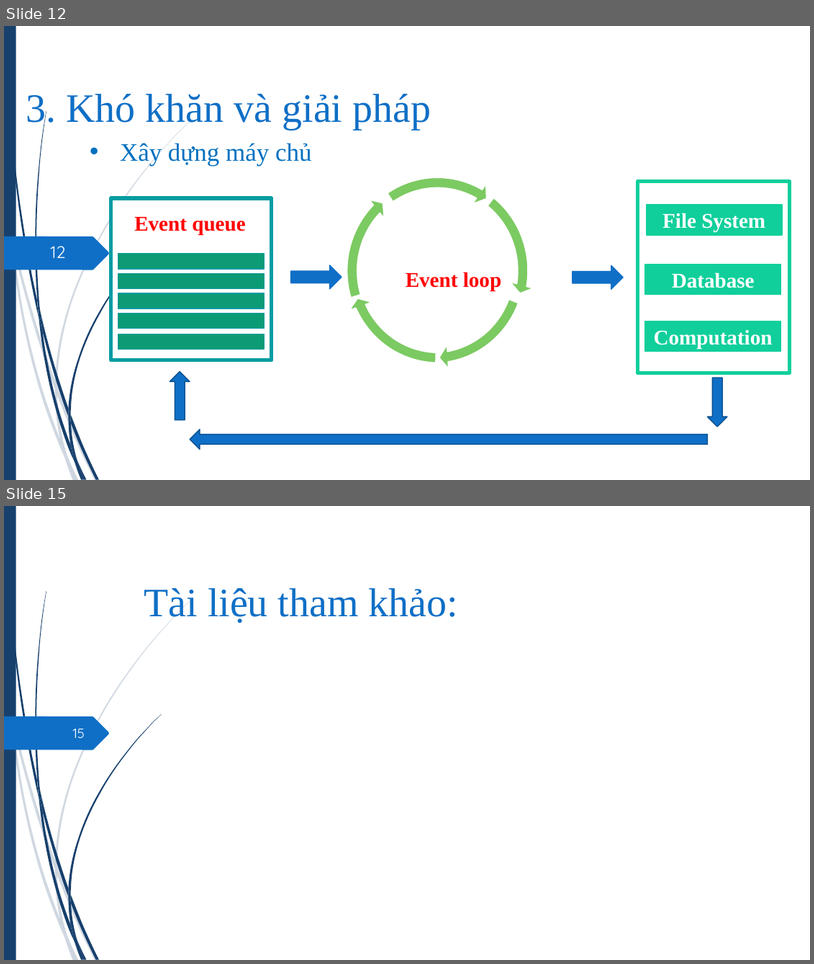
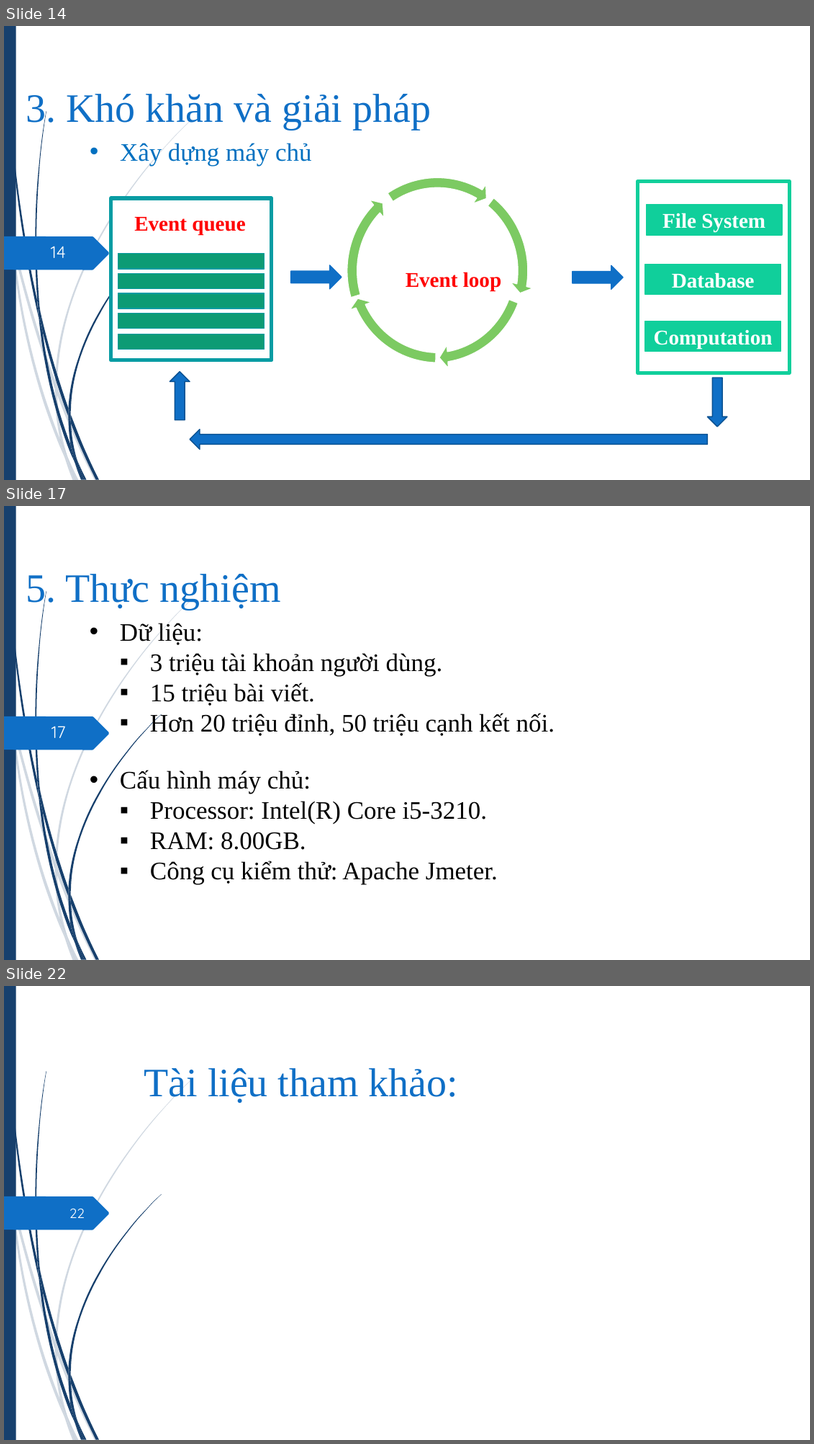
Before and after one commit to hvngoc/Presentation, a slide deck: slide 2.pptx. Shown one above the other, each under a label of ours: slides 12 and 15 before the commit, slides 14, 17 and 22 after it; the slides between them are not shown. The pictures are 814x964 and 814x1444 pixels, drawn with LibreOffice and Linux fonts; fonts in the diff are those of the drawing. Boxes give left, top, right and bottom in pixels: in the first picture for what was removed or moved away, otherwise in the second. Text is boxed around its words. In the diff, an @@ line names an element or a change of style, - is before the commit and + after.

```diff
--- a/slide 2.pptx
+++ b/slide 2.pptx
@@ slide 17 added at (4,506,810,960), background #FFFFFF; not listed: 24 template elements that a slide beside it also shows @@
@@ title added at (26,574,281,609), 48 pt, text #0F6FC6 @@
+5. Thực nghiệm
@@ text added at (120,622,555,736), 30 pt, text #000000 @@
+• Dữ liệu:
+  ▪ 3 triệu tài khoản người dùng.
+  ▪ 15 triệu bài viết.
+  ▪ Hơn 20 triệu đỉnh, 50 triệu cạnh kết nối.
@@ page number added at (52,726,66,738), 20 pt, text #FEFFFF @@
+17
@@ text added at (120,770,498,885), 30 pt, text #000000 @@
+• Cấu hình máy chủ:
+  ▪ Processor: Intel(R) Core i5-3210.
+  ▪ RAM: 8.00GB.
+  ▪ Công cụ kiểm thử: Apache Jmeter.
@@ what was slide 12 is now slide 14 @@
@@ page number at (51,246,66,258): text changed @@
-12
+14
@@ what was slide 15 is now slide 22 @@
@@ page number at (70,1208,85,1218): text changed @@
-15
+22
```
Also in this commit, not shown: 5 slides changed, 6 other slides added.
